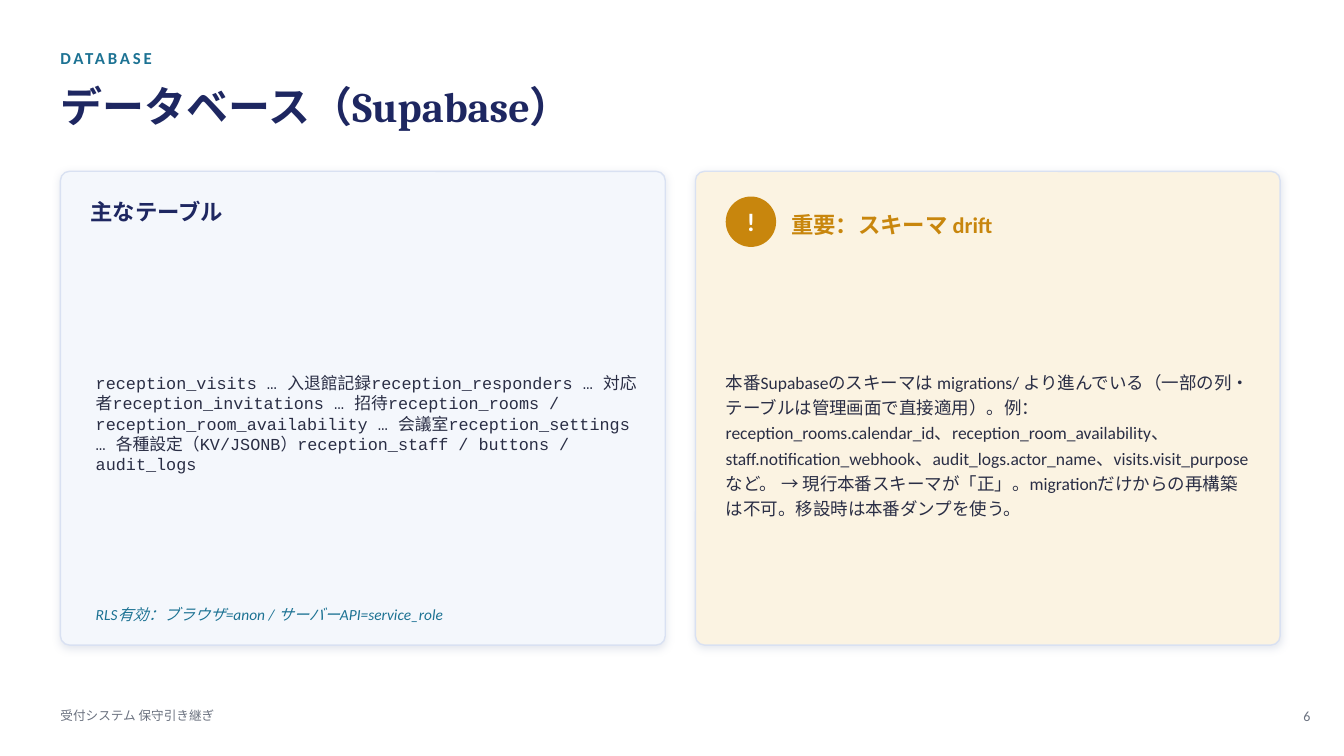
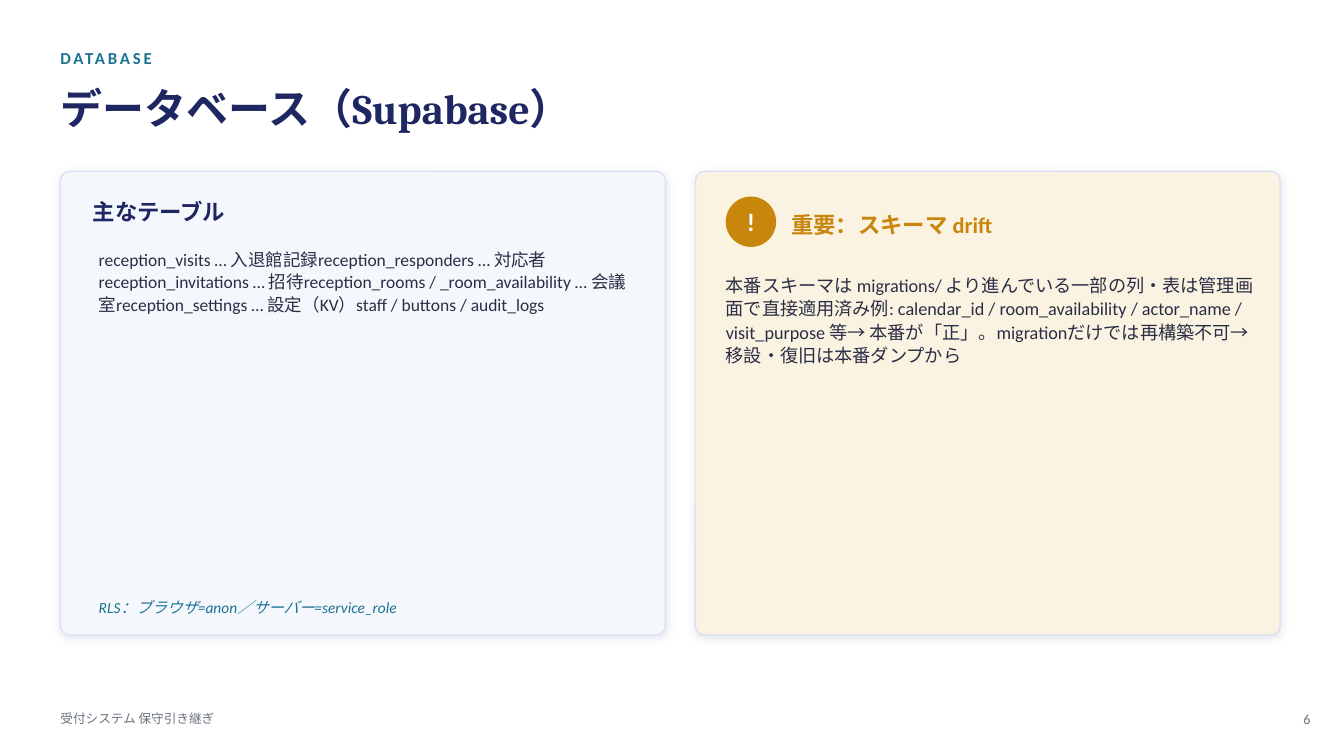
Before and after one commit to viva-eureka/reception-system, a slide deck: slide 6 of docs/受付システム_保守引き継ぎ.pptx. Drawn at 1344x756 pixels with LibreOffice and Linux fonts; fonts in the diff are those of the drawing. Boxes give left, top, right and bottom in pixels: in the first picture for what was removed or moved away, otherwise in the second. Text is boxed around its words. In the diff, an @@ line names an element or a change of style, - is before the commit and + after.

```diff
--- a/docs/受付システム_保守引き継ぎ.pptx
+++ b/docs/受付システム_保守引き継ぎ.pptx
@@ rounded rectangle: place and size @@
-rounded rectangle at [60,171,665,645]
+rounded rectangle at [60,171,665,635]
@@ rounded rectangle at [60,171,665,635]: proportions changed @@
@@ rounded rectangle at [696,171,1280,635]: proportions changed @@
@@ rounded rectangle: place and size @@
-rounded rectangle at [696,171,1280,645]
+rounded rectangle at [696,171,1280,635]
@@ text at [99,251,626,314]: text changed; size 12 to 12.5 pt; font Courier New to Calibri @@
-reception_visits … 入退館記録reception_responders … 対応者reception_invitations … 招待reception_rooms / reception_room_availability … 会議室reception_settings … 各種設定（KV/JSONB）reception_staff / buttons / audit_logs
+reception_visits … 入退館記録reception_responders … 対応者reception_invitations … 招待reception_rooms / _room_availability … 会議室reception_settings … 設定（KV）staff / buttons / audit_logs
@@ text "reception_visits … 入退館記録reception_responders … 対応者reception_ ..." at [99,251,626,314]: vertical alignment middle to top @@
@@ text "本番スキーマは migrations/ より進んでいる一部の列・表は管理画面で直接適用済み例: calendar_id  ..." at [726,276,1253,364]: vertical alignment middle to top @@
@@ text at [726,276,1253,364]: text changed; size 12.5 to 13 pt @@
-本番Supabaseのスキーマは migrations/ より進んでいる（一部の列・テーブルは管理画面で直接適用）。例：reception_rooms.calendar_id、reception_room_availability、staff.notification_webhook、audit_logs.actor_name、visits.visit_purpose など。 → 現行本番スキーマが「正」。migrationだけからの再構築は不可。移設時は本番ダンプを使う。
+本番スキーマは migrations/ より進んでいる一部の列・表は管理画面で直接適用済み例: calendar_id / room_availability / actor_name / visit_purpose 等→ 本番が「正」。migrationだけでは再構築不可→ 移設・復旧は本番ダンプから
@@ text at [99,600,396,615]: text changed @@
-RLS有効：ブラウザ=anon / サーバーAPI=service_role
+RLS：ブラウザ=anon／サーバー=service_role
```
Also in this commit, not shown: 10 other slides changed, 4 other files.
